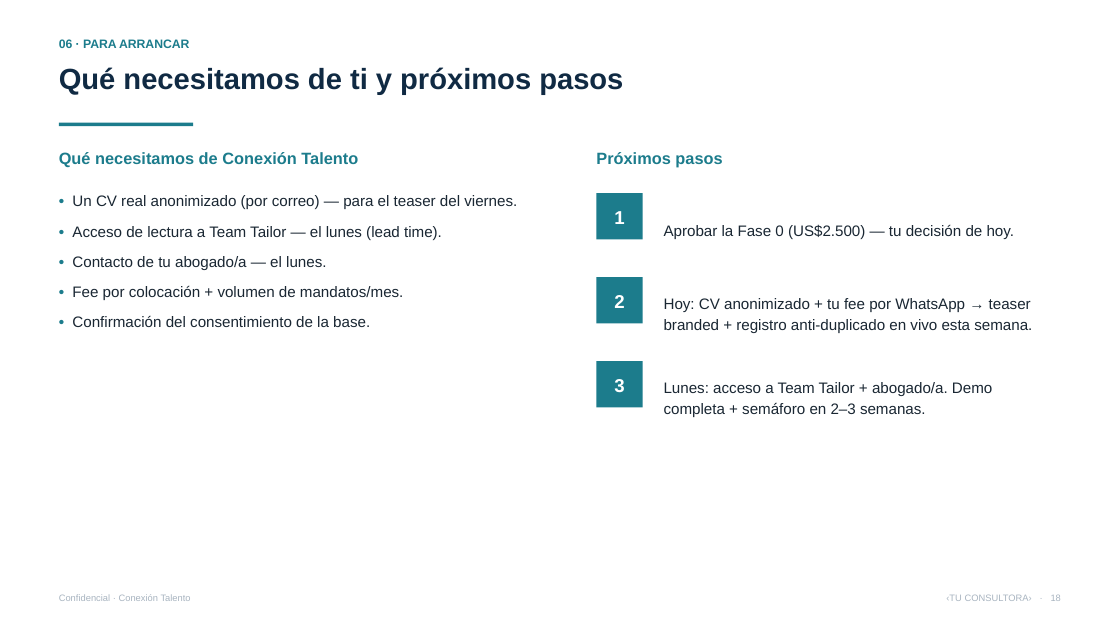
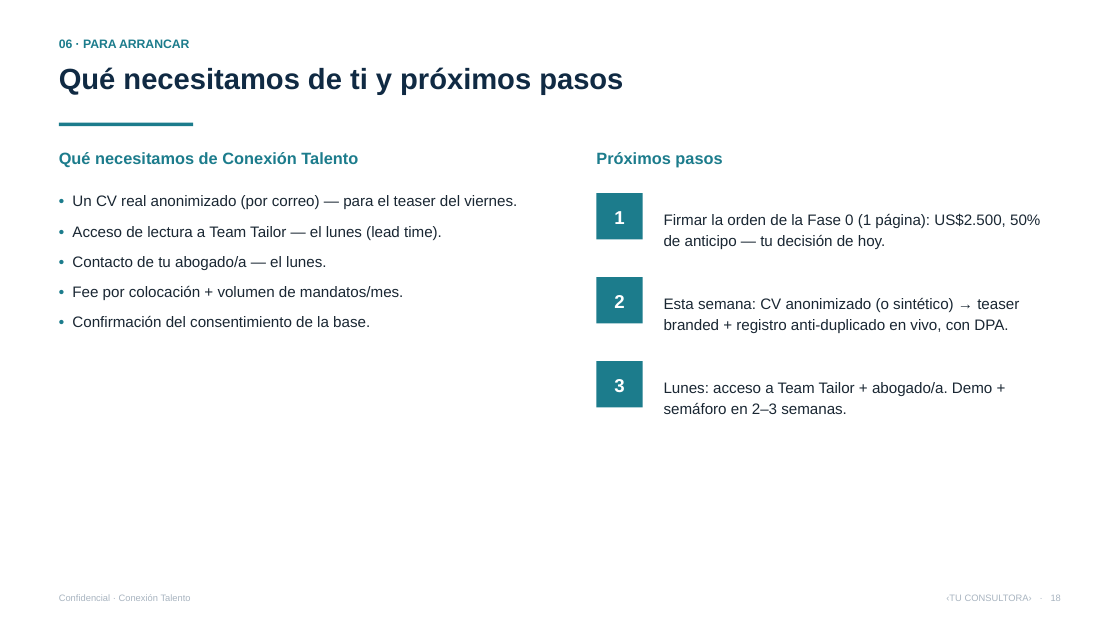
Before and after one commit to vverlaine/conexion-talento-ia, a slide deck: slide 18 of 04-propuesta/Presentacion-Conexion-Talento.pptx. Drawn at 1120x630 pixels with LibreOffice and Linux fonts; fonts in the diff are those of the drawing. Boxes give left, top, right and bottom in pixels: in the first picture for what was removed or moved away, otherwise in the second. Text is boxed around its words. In the diff, an @@ line names an element or a change of style, - is before the commit and + after.

```diff
--- a/04-propuesta/Presentacion-Conexion-Talento.pptx
+++ b/04-propuesta/Presentacion-Conexion-Talento.pptx
@@ text at [664,213,1040,249]: text changed @@
-Aprobar la Fase 0 (US$2.500) — tu decisión de hoy.
+Firmar la orden de la Fase 0 (1 página): US$2.500, 50% de anticipo — tu decisión de hoy.
@@ text at [664,298,1019,333]: text changed @@
-Hoy: CV anonimizado + tu fee por WhatsApp → teaser branded + registro anti-duplicado en vivo esta semana.
+Esta semana: CV anonimizado (o sintético) → teaser branded + registro anti-duplicado en vivo, con DPA.
@@ text at [664,382,992,414]: text changed @@
-Lunes: acceso a Team Tailor + abogado/a. Demo completa + semáforo en 2–3 semanas.
+Lunes: acceso a Team Tailor + abogado/a. Demo + semáforo en 2–3 semanas.
```
Also in this commit, not shown: 3 other slides changed, 4 other files.
